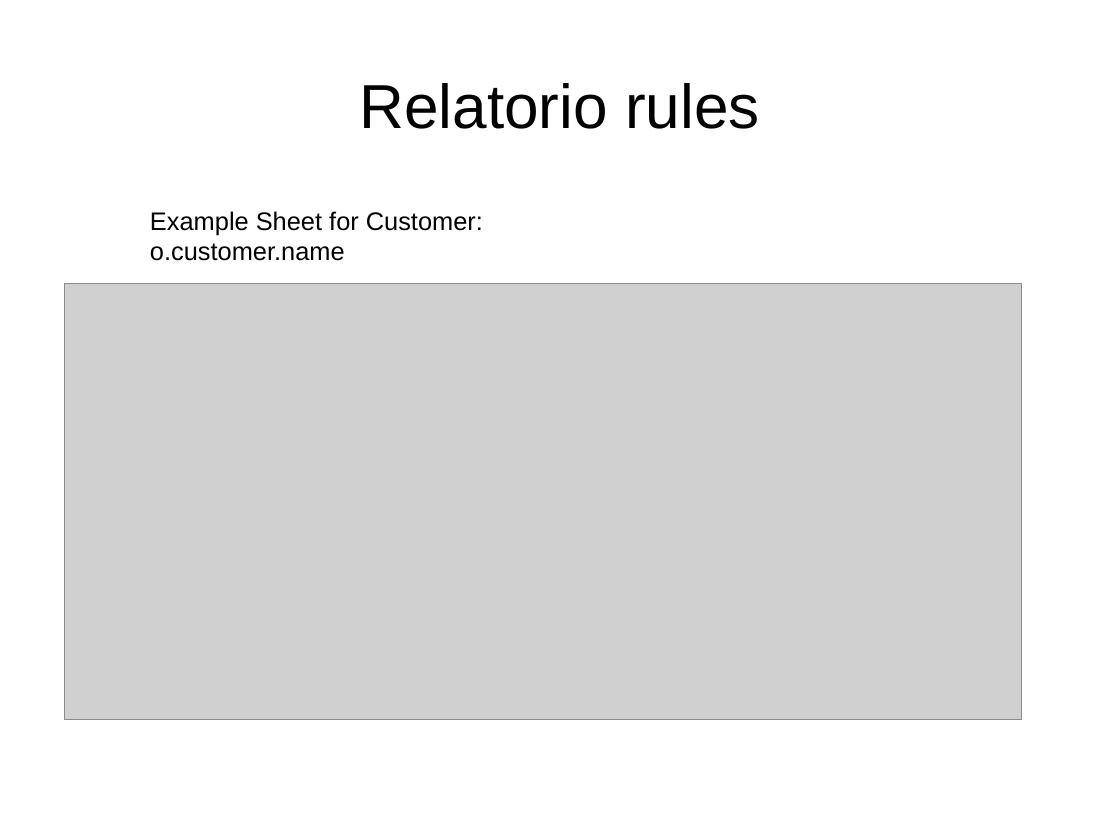
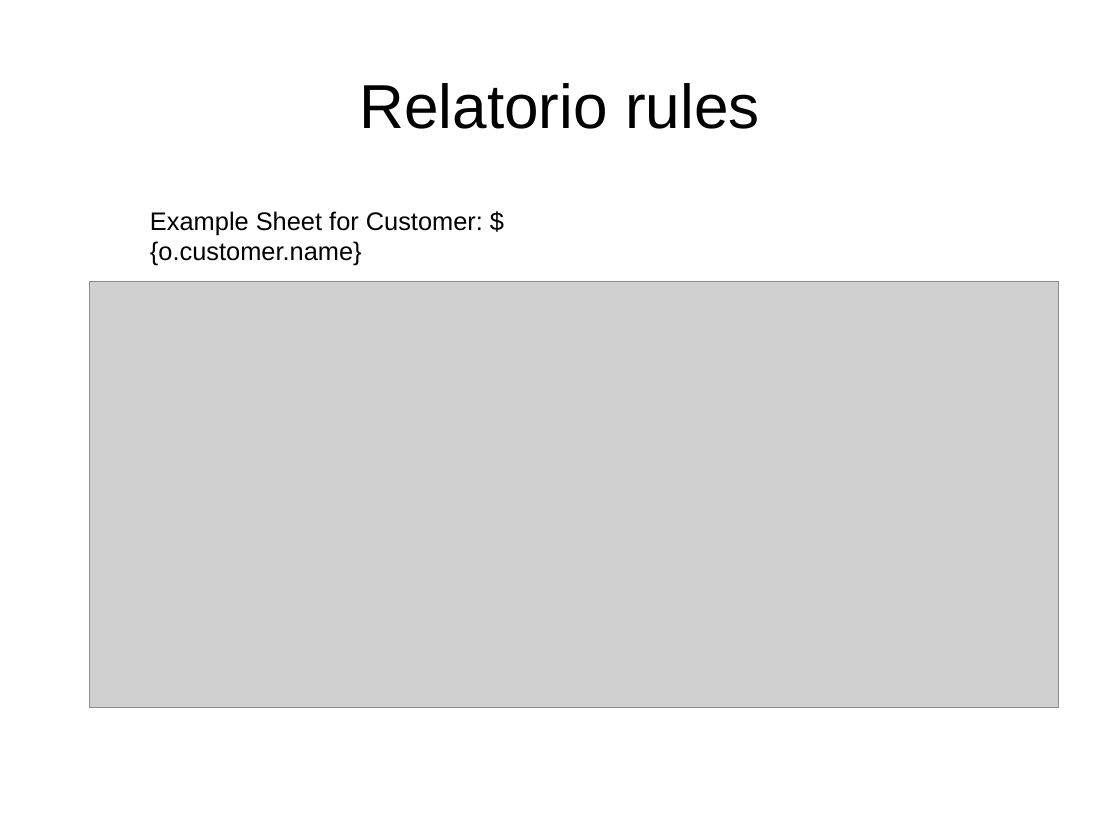
Before and after one commit to jp-one/relatorio-forked, a slide deck: slide 1 of examples/presentation.odp. Drawn at 1120x840 pixels with LibreOffice and Linux fonts; fonts in the diff are those of the drawing; grey boxes stand for pictures. Boxes give left, top, right and bottom in pixels: in the first picture for what was removed or moved away, otherwise in the second. Text is boxed around its words. In the diff, an @@ line names an element or a change of style, - is before the commit and + after.

Commit message:
Added ConTeXt example (need to have it installed though).

```diff
--- a/examples/presentation.odp
+++ b/examples/presentation.odp
@@ text at box(150, 211, 483, 266): text changed @@
-Example Sheet for Customer: o.customer.name
+Example Sheet for Customer: ${o.customer.name}
@@ picture: place and size @@
-picture at box(64, 284, 1021, 721)
+picture at box(89, 282, 1058, 707)
```
Also in this commit, not shown: 3 other files.
